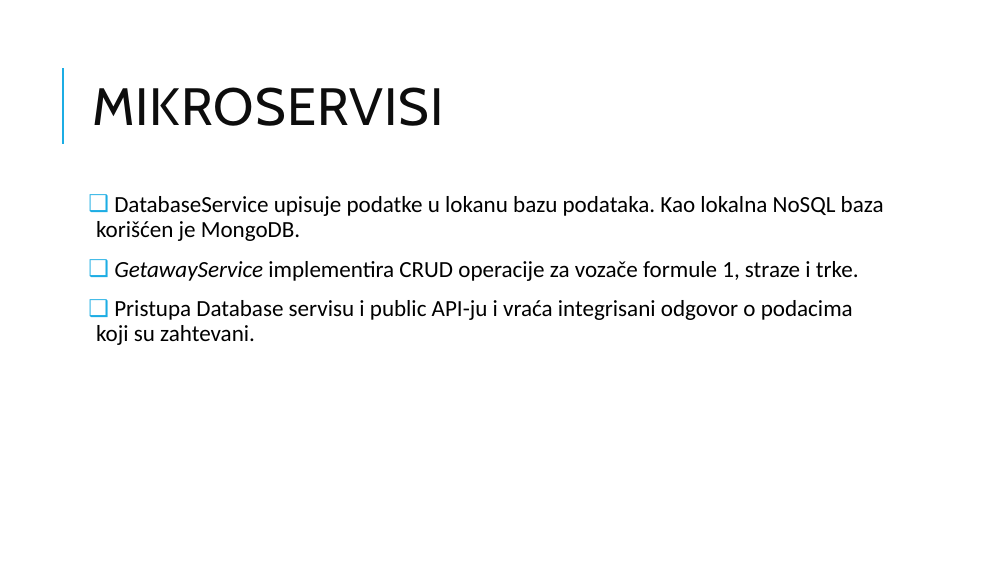
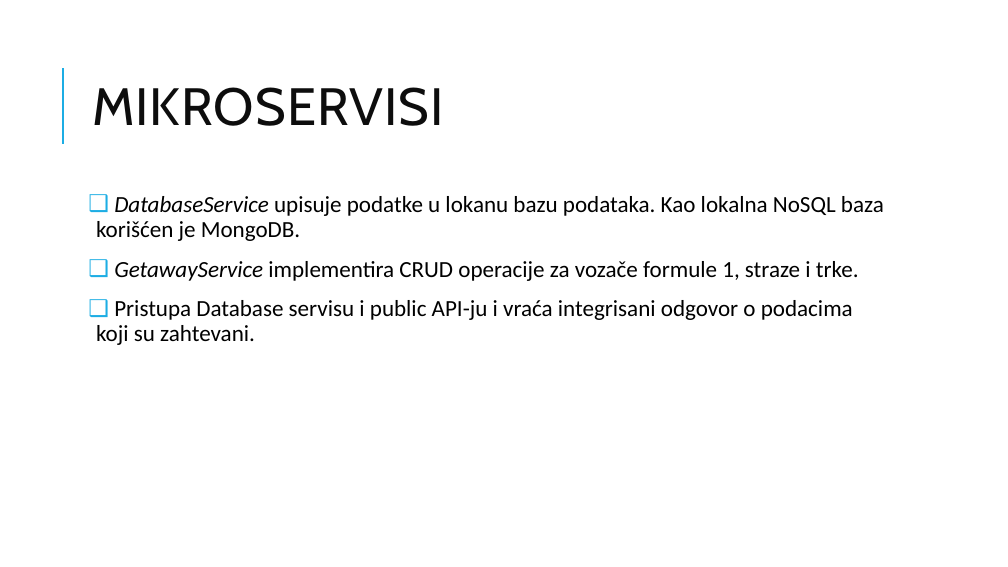
Before and after one commit to miljanasimic/SOA-Projekat, a slide deck: slide 4 of Prezentacija projekta/Prezentacija.pptx. Drawn at 1008x567 pixels with LibreOffice and Linux fonts; fonts in the diff are those of the drawing. Boxes give left, top, right and bottom in pixels: in the first picture for what was removed or moved away, otherwise in the second. Text is boxed around its words. In the diff, an @@ line names an element or a change of style, - is before the commit and + after.

```diff
--- a/Prezentacija projekta/Prezentacija.pptx
+++ b/Prezentacija projekta/Prezentacija.pptx
@@ text at (96, 196, 884, 241): italic on in "DatabaseService" @@
```
Also in this commit, not shown: 2 other slides changed, 6 slides added.
